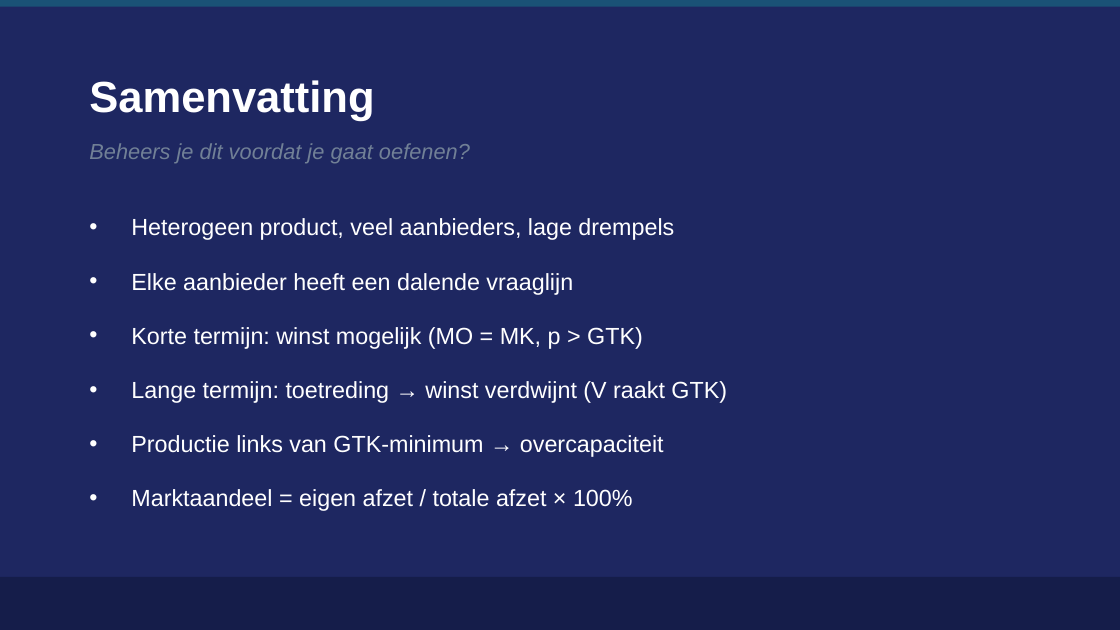
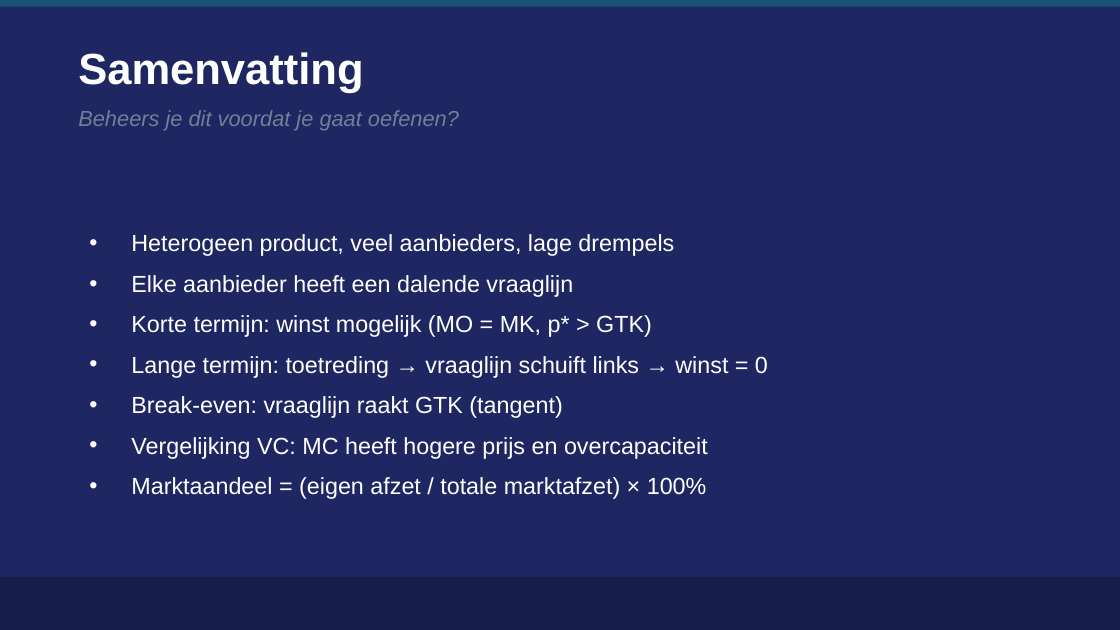
Before and after one commit to meijer1973/economie-vwo4-m3, a slide deck: slide 13 of 3.2 Hoofdstuk 2 - Marktvormen en hun marktevenwicht/3.2.5 Paragraaf 5 - Monopolistische concurrentie/2. Leren/3.2.5 Monopolistische concurrentie – presentatie.pptx (slide 12 before the commit). Drawn at 1120x630 pixels with LibreOffice and Linux fonts; fonts in the diff are those of the drawing. Boxes give left, top, right and bottom in pixels: in the first picture for what was removed or moved away, otherwise in the second. Text is boxed around its words. In the diff, an @@ line names an element or a change of style, - is before the commit and + after.

```diff
--- a/3.2 Hoofdstuk 2 - Marktvormen en hun marktevenwicht/3.2.5 Paragraaf 5 - Monopolistische concurrentie/2. Leren/3.2.5 Monopolistische concurrentie – presentatie.pptx
+++ b/3.2 Hoofdstuk 2 - Marktvormen en hun marktevenwicht/3.2.5 Paragraaf 5 - Monopolistische concurrentie/2. Leren/3.2.5 Monopolistische concurrentie – presentatie.pptx
@@ text "Samenvatting": place and size @@
-text "Samenvatting" at (89,80,374,121)
+text "Samenvatting" at (78,52,363,93)
@@ text "Beheers je dit voordat je ...": place and size @@
-text "Beheers je dit voordat je ..." at (89,143,470,164)
+text "Beheers je dit voordat je ..." at (78,110,459,131)
@@ text "Heterogeen product, veel aanbieders, lage ...": place and size @@
-text "Heterogeen product, veel aanbieders, lage ..." at (131,218,727,511)
+text "Heterogeen product, veel aanbieders, lage ..." at (131,234,768,499)
@@ text "Heterogeen product, veel aanbieders, lage ..." at (131,234,768,499): vertical alignment top to middle @@
@@ text at (131,234,674,297): line spacing 1.6 to 1; more space between paragraphs @@
@@ text at (131,315,768,499): text changed @@
-• Korte termijn: winst mogelijk (MO = MK, p > GTK)
-• Lange termijn: toetreding → winst verdwijnt (V raakt GTK)
-• Productie links van GTK-minimum → overcapaciteit
-• Marktaandeel = eigen afzet / totale afzet × 100%
+• Korte termijn: winst mogelijk (MO = MK, p* > GTK)
+• Lange termijn: toetreding → vraaglijn schuift links → winst = 0
+• Break-even: vraaglijn raakt GTK (tangent)
+• Vergelijking VC: MC heeft hogere prijs en overcapaciteit
+• Marktaandeel = (eigen afzet / totale marktafzet) × 100%
```
Also in this commit, not shown: 11 other slides changed, 1 slide added.
